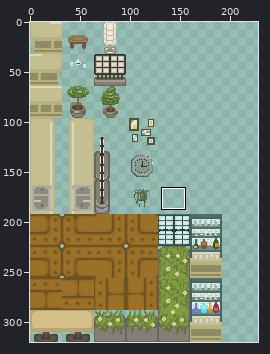
A sprite sheet gets an edit: src/Assets/Environment/Assets/Tilemap/tilemap.png. Above: a wide view before the commit, with the close-up outlined.
Close-up. Earlier state:
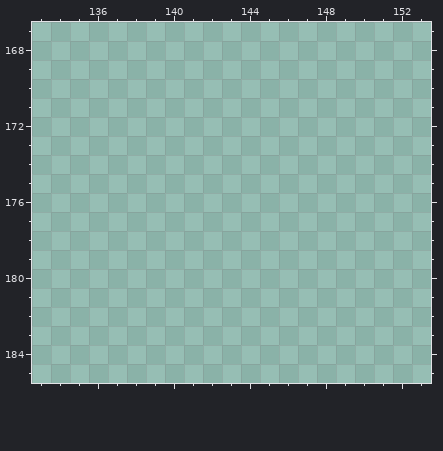
The file is 320x320 pixels. Colours within 5 levels of each other are drawn and written as one. Shown: x 133..153, y 167..185. The wide view leaves out empty margins. The commit also changed other parts of the picture, which this record leaves out.
Now the later version:
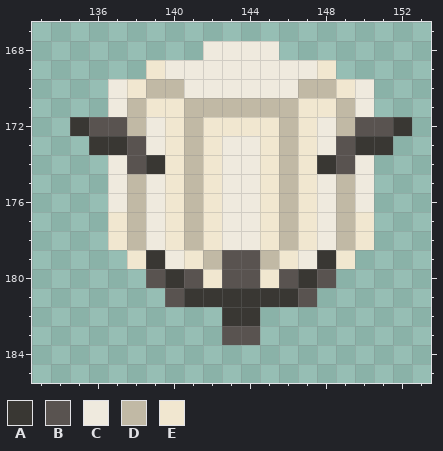
Palette (. is transparent): A #393733  B #595350  C #efeade  D #c1b9a5  E #f1e7d0
Difference:
{"y":168,"x":142,"old":"....","new":"CCCC"}
{"y":169,"x":139,"old":"..........","new":"ECCCCCCCCE"}
{"y":170,"x":137,"old":"..............","new":"CEDDCCCCCCDDEC"}
{"y":171,"x":137,"old":"..............","new":"CDEEDDDDDDEEDC"}
{"y":172,"x":135,"old":"..................","new":"ABBDCEDEEEEDECDBBA"}
{"y":173,"x":136,"old":"................","new":"AABCEDECCEDECBAA"}
{"y":174,"x":137,"old":"..............","new":"CBAEDECCEDEABC"}
{"y":175,"x":137,"old":"..............","new":"CDCEDECCEDECDC"}
{"y":176,"x":137,"old":"..............","new":"CDCEDECCEDECDC"}
{"y":177,"x":137,"old":"..............","new":"EDCEDECCEDECDE"}
{"y":178,"x":137,"old":"..............","new":"EDCEDECCEDECDE"}
{"y":179,"x":138,"old":"............","new":"EACEDBBDECAE"}
{"y":180,"x":139,"old":"..........","new":"BABEBBEBAB"}
{"y":181,"x":140,"old":"........","new":"BAAAAAAB"}
{"y":182,"x":143,"old":"..","new":"AA"}
{"y":183,"x":143,"old":"..","new":"BB"}
{"label":"added","picture_box":[70,41,412,345]}
